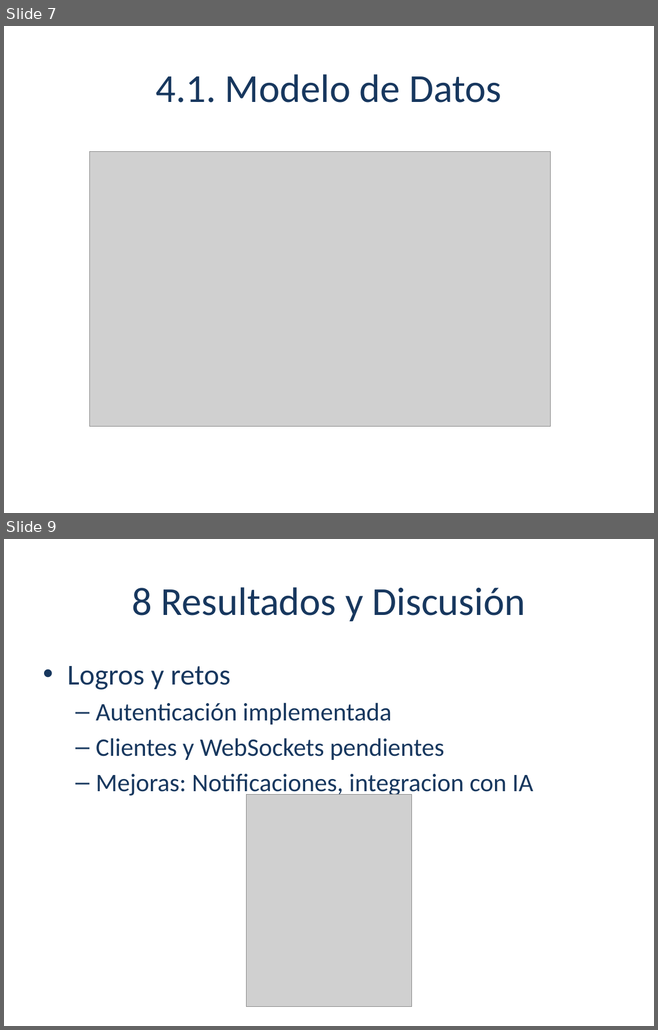
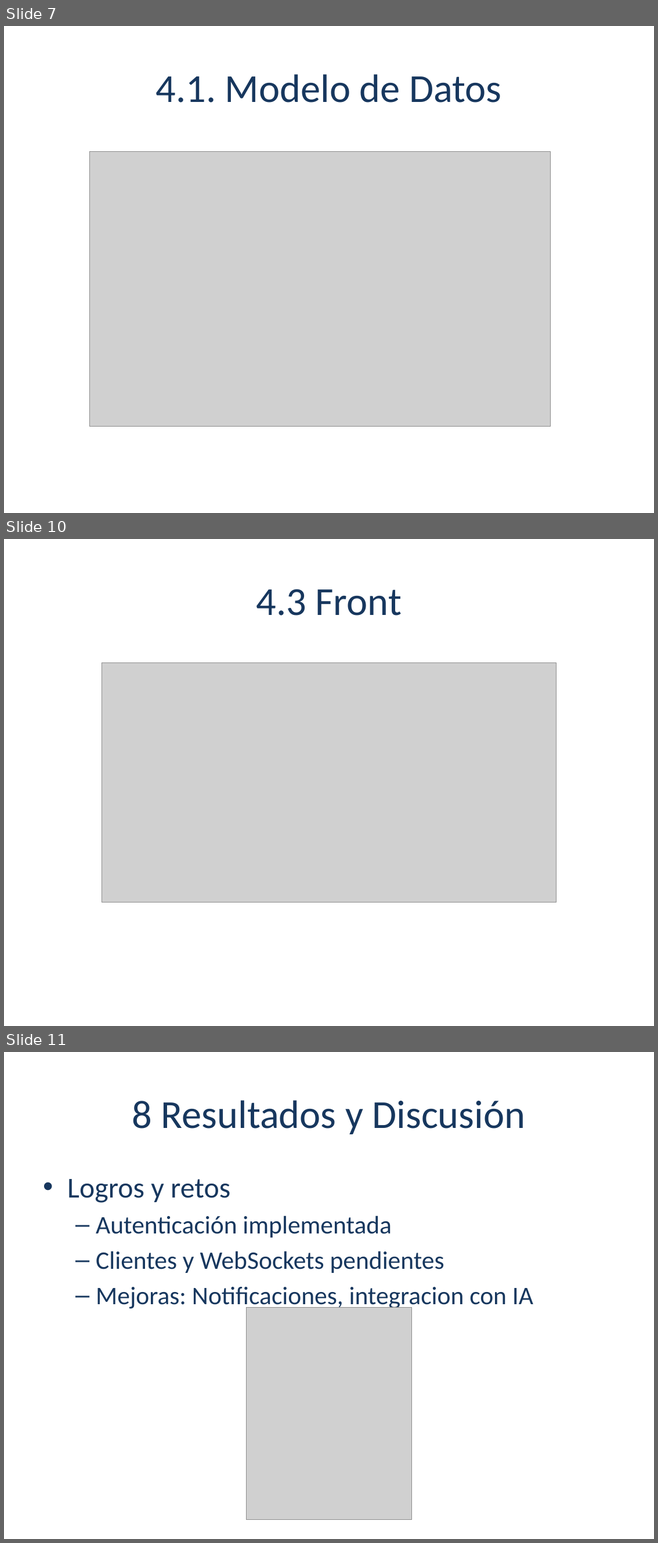
Before and after one commit to Nachetto/2damnotebook, a slide deck: TFG/Finale/GamingHub_TFG_Presentacion.pptx. Shown one above the other, each under a label of ours: slides 7 and 9 before the commit, slides 7, 10 and 11 after it; the slides between them are not shown. The pictures are 658x1030 and 658x1543 pixels, drawn with LibreOffice and Linux fonts; fonts in the diff are those of the drawing; grey boxes stand for pictures; background and template pictures are left out. Boxes give left, top, right and bottom in pixels: in the first picture for what was removed or moved away, otherwise in the second. Text is boxed around its words. In the diff, an @@ line names an element or a change of style, - is before the commit and + after.

```diff
--- a/TFG/Finale/GamingHub_TFG_Presentacion.pptx
+++ b/TFG/Finale/GamingHub_TFG_Presentacion.pptx
@@ slide 10 added at box(4, 539, 654, 1026), background picture (left out) @@
@@ title added at box(256, 589, 401, 616), 44 pt, text #17375E @@
+4.3 Front
@@ picture added at box(102, 663, 556, 902) @@
@@ what was slide 9 is now slide 11 @@
```
Also in this commit, not shown: 3 slides changed, 1 other slide added.
